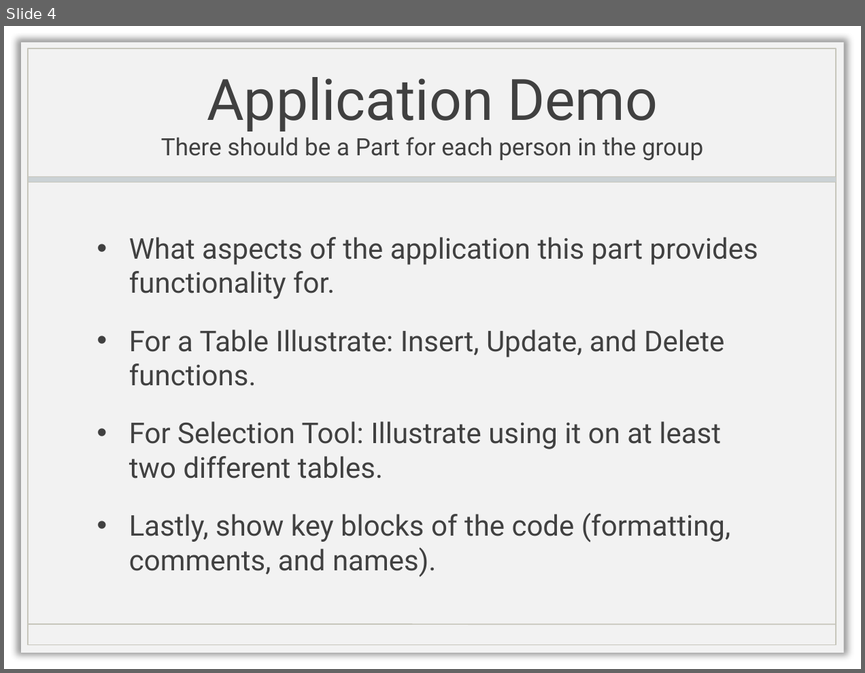
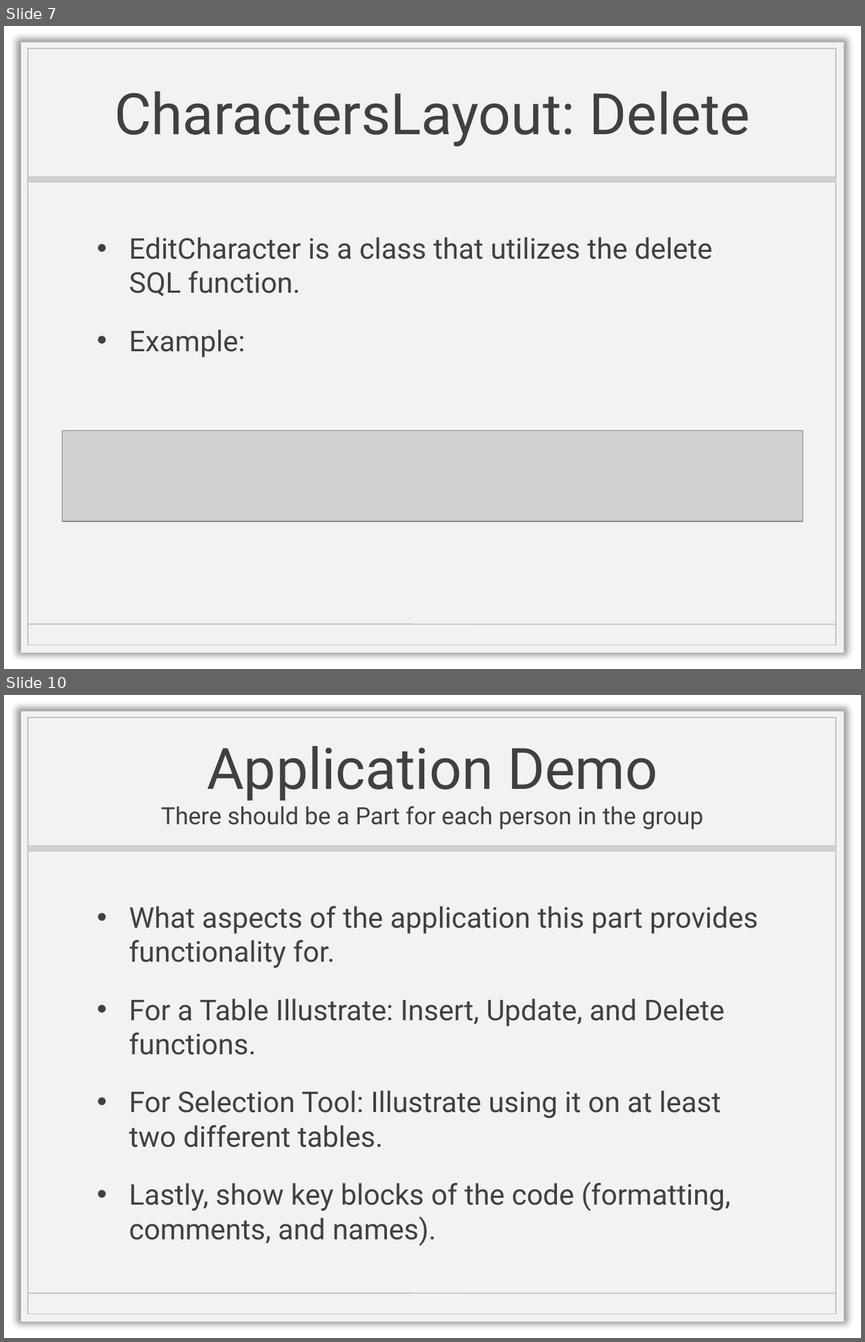
Before and after one commit to IsabellaBoone/Database-Visualizer, a slide deck: Presentation.pptx. Shown one above the other, each under a label of ours: slide 4 before the commit, slides 7 and 10 after it; the slides between them are not shown. The pictures are 865x673 and 865x1342 pixels, drawn with LibreOffice and Linux fonts; fonts in the diff are those of the drawing; grey boxes stand for pictures; background and template pictures are left out. Boxes give left, top, right and bottom in pixels: in the first picture for what was removed or moved away, otherwise in the second. Text is boxed around its words. In the diff, an @@ line names an element or a change of style, - is before the commit and + after.

```diff
--- a/Presentation.pptx
+++ b/Presentation.pptx
@@ slide 7 added at (4,26,861,669), background picture (left out); not listed: 4 template elements that a slide beside it also shows @@
@@ title added at (114,91,750,146), 48 pt, text #404040 @@
+CharactersLayout: Delete
@@ text added at (129,237,712,357), 24 pt, text #404040 @@
+• EditCharacter is a class that utilizes the delete SQL function.
+• Example:
@@ picture added at (62,431,802,521) @@
@@ what was slide 4 is now slide 10 @@
```
Also in this commit, not shown: 5 other slides added.
